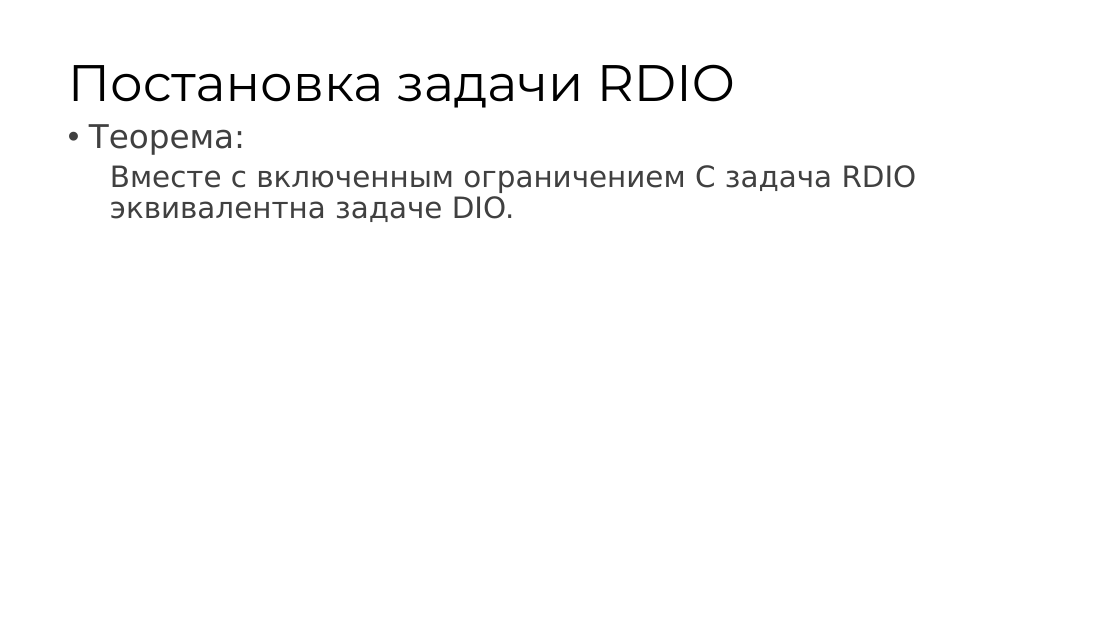
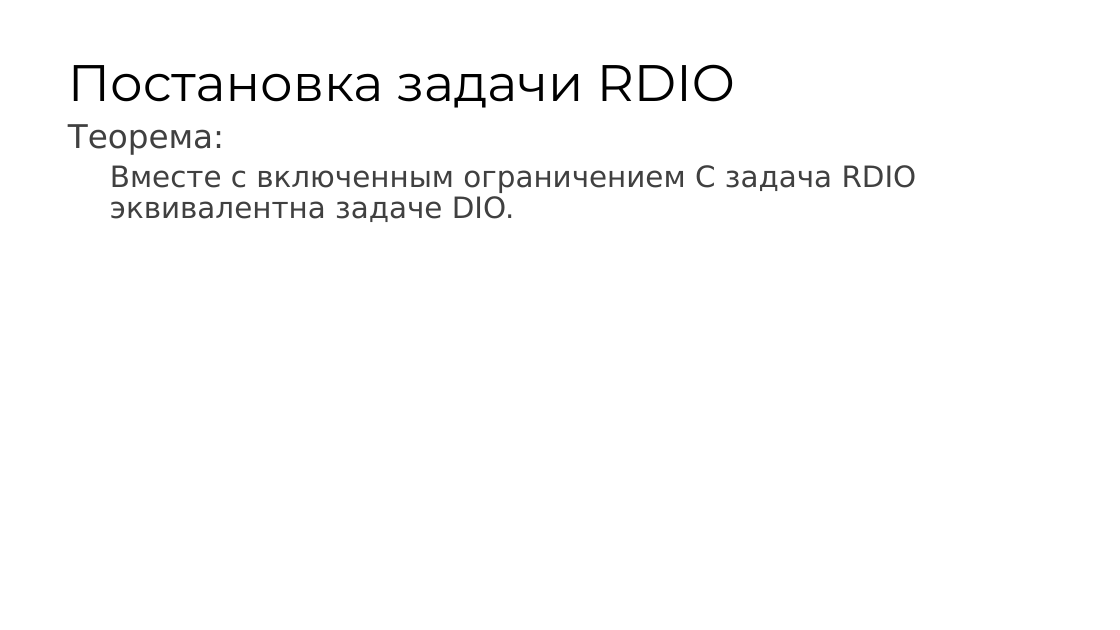
Before and after one commit to Spyke09/Inverese-Programming, a slide deck: slide 13 of docs/presentations/Data-Driven Inverse Optimization.pptx. Drawn at 1120x630 pixels with LibreOffice and Linux fonts; fonts in the diff are those of the drawing. Boxes give left, top, right and bottom in pixels: in the first picture for what was removed or moved away, otherwise in the second. Text is boxed around its words. In the diff, an @@ line names an element or a change of style, - is before the commit and + after.

Commit message:
Some changes

```diff
--- a/docs/presentations/Data-Driven Inverse Optimization.pptx
+++ b/docs/presentations/Data-Driven Inverse Optimization.pptx
@@ text at <box>68,124,224,155</box>: bullet • to none @@
```
Also in this commit, not shown: 1 other slide changed.
